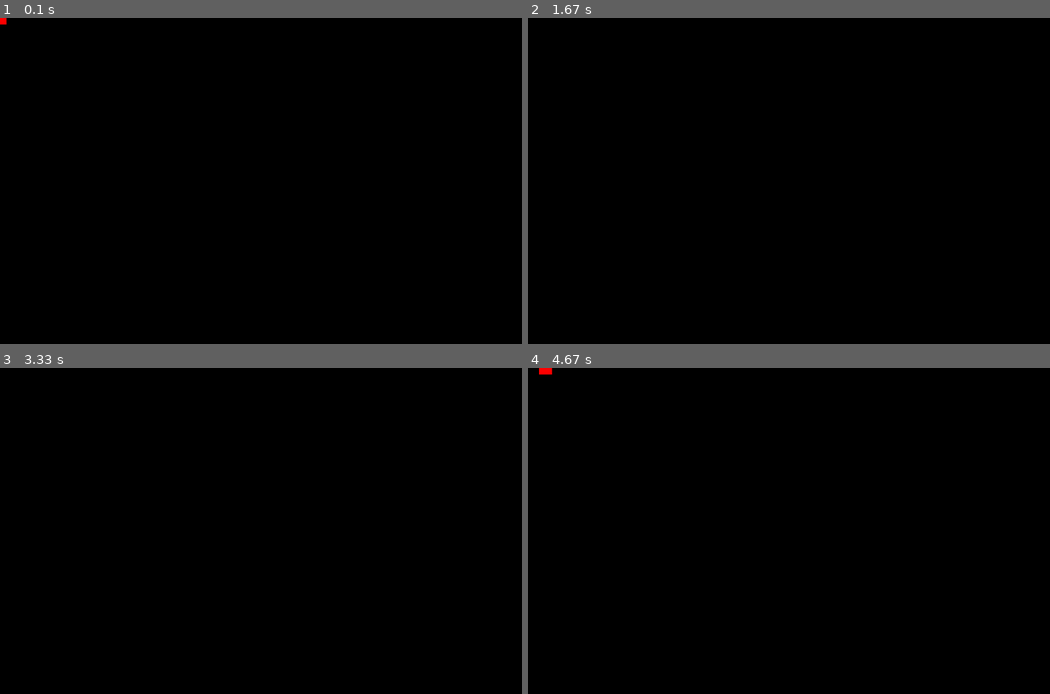
Above: before the commit, frames 1-4 (two rows, left to right).
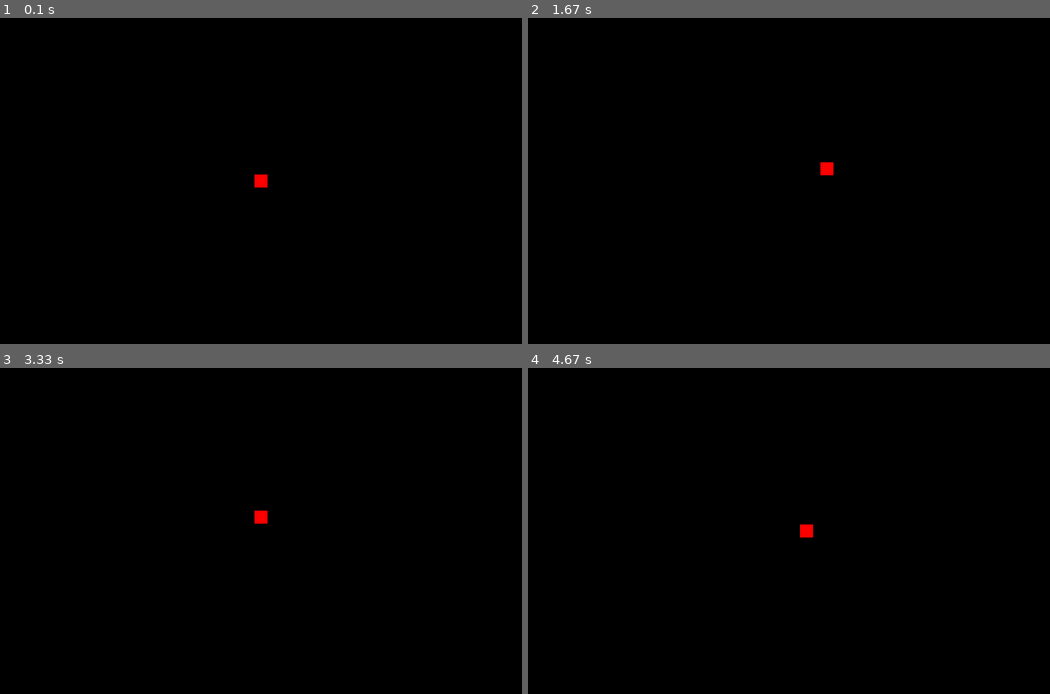
Above: after the commit, the same moments.

Repository: mytinycloud/90D-pygame-scaffold
Game: pygame game, started from main.py
The game is run twice, just before and just after one commit, with the same random seed, the same clock (stepped at 60 frames per second) and the same inputs.
Inputs:
- Up to frame 1 (0.1 s): no input
- Up to frame 2 (1.67 s): hold D 0.33-0.8 s; hold W 0.83-1.13 s; hold D 1.17-1.63 s
- Up to frame 3 (3.33 s): hold A 1.67-2.2 s; hold S 2.23-2.53 s; hold A 2.57-2.97 s; hold W from 3 s (still down)
- Up to frame 4 (4.67 s): release W at 3.37 s; hold D 3.4-4.03 s; hold S 4.07-4.43 s; hold A from 4.47 s (still down)

The runs differ from the first frame. In frame 1, 0.1% of the frame differs, in the area x 0-52%, y 0-53%; in frame 2, 0.1%; in frame 3, 0.1%; in frame 4, 0.2%, in the area x 2-55%, y 0-53%.

Commit message:
Name entities for debugging
Center camera

Diff:
--- a/engine/entity.py
+++ b/engine/entity.py
@@ -1,17 +1,21 @@
 import typing
 
 class Entity():
-    def __init__(self):
-        pass
+    def __init__(self, name: str):
+        self.name = name # Name for debugging
+
+    def __repr__(self) -> str:
+        return f"<Entity: {self.name}>"
 
     '''
     Returns true if this entity contains the specified keys
     '''
-    def _contains_properties(self, props: tuple[str]) -> bool:
-        for p in props:
-            if not hasattr(self, p):
+    def contains(self, components: tuple[str]) -> bool:
+        for c in components:
+            if not hasattr(self, c):
                 return False
         return True
+
 
 SystemFunction = typing.Callable[['EntityGroup'], None]
 
@@ -35,8 +39,8 @@
     '''
     Creates a new entity and returns it.
     '''
-    def create(self) -> Entity:
-        e = Entity()
+    def create(self, name: str) -> Entity:
+        e = Entity(name)
         self.add(e)
         return e
 
@@ -57,18 +61,18 @@
     Yields an iterable of entities which contain the required properties.
     If this becomes too slow, we can just cache these.
     '''
-    def query(self, *props: str) -> typing.Generator[Entity, None, None]:
+    def query(self, *components: str) -> typing.Generator[Entity, None, None]:
         for e in self.entities:
-            if e._contains_properties(props):
+            if e.contains(components):
                 yield e
 
     '''
     Returns the first entity that contains the require properties.
     If this becomes too slow, we can just cache these.
     '''
-    def query_singleton(self, *props: str) -> Entity | None:
+    def query_singleton(self, *components: str) -> Entity | None:
         for e in self.entities:
-            if e._contains_properties(props):
+            if e.contains(components):
                 return e
         return None
 
--- a/systems/controls.py
+++ b/systems/controls.py
@@ -11,18 +11,6 @@
     def __init__(self):
         self.direction: tuple[int,int] = (0,0)
 
-def _get_direction_control(keys) -> tuple[int,int]:
-    dir = [0,0]
-    if keys[pygame.K_w]:
-        dir[1] -= 1
-    if keys[pygame.K_s]:
-        dir[1] += 1
-    if keys[pygame.K_a]:
-        dir[0] -= 1
-    if keys[pygame.K_d]:
-        dir[0] += 1
-    return dir
-
 '''
 The controls handling system:
 Read inputs from the keyboard, and store them in the controls component
@@ -30,13 +18,17 @@
 def update_controls_system(group: EntityGroup):
     controls: ControlComponent = group.query_singleton('controls').controls
     keys = pygame.key.get_pressed()
-    controls.direction = _get_direction_control(keys)
+
+    controls.direction = (
+        int(keys[pygame.K_d]) - int(keys[pygame.K_a]),
+        int(keys[pygame.K_s]) - int(keys[pygame.K_w])
+    )
 
 '''
 Mounts the components and systems for reading controls
 '''
 def mount_control_system(group: EntityGroup, window: Window):
-    controls = group.create()
+    controls = group.create("controls")
     controls.controls = ControlComponent()
 
     group.mount_system(update_controls_system)
--- a/systems/player.py
+++ b/systems/player.py
@@ -24,7 +24,7 @@
 Adds the player character, and mounts systems for updating the player with the control inputs
 '''
 def mount_player_system(group: EntityGroup):
-    player = group.create()
+    player = group.create("player")
     player.is_player = True
     with_motion(player, (0,0))
     with_placeholder_sprite(player, (32,32), (255,0,0))
--- a/systems/sprites.py
+++ b/systems/sprites.py
@@ -14,13 +14,17 @@
 
     camera = group.query_singleton('camera_target')
     window: Window = camera.camera_target
+    origin = (
+        (window.res[0] / 2) - camera.pos[0],
+        (window.res[1] / 2) - camera.pos[1]
+    )
 
     for e in group.query('sprite', 'pos'):
 
         size = e.sprite.get_size()
         sprite_pos = (
-            e.pos[0] - camera.pos[0] - (size[0] / 2),
-            e.pos[1] - camera.pos[1] - (size[1] / 2)
+            e.pos[0] + origin[0] - (size[0] / 2),
+            e.pos[1] + origin[1] - (size[1] / 2)
         )
         # Note, we are ignoring any screen-space culling
         window.surface.blit(e.sprite, sprite_pos)
@@ -30,7 +34,7 @@
 Mounts the sprite drawing system, and adds a camera component for the viewport
 '''
 def mount_sprite_system(group: EntityGroup, window: Window):
-    camera = group.create()
+    camera = group.create("camera")
     camera.camera_target = window
     with_position(camera, (0,0))
 
